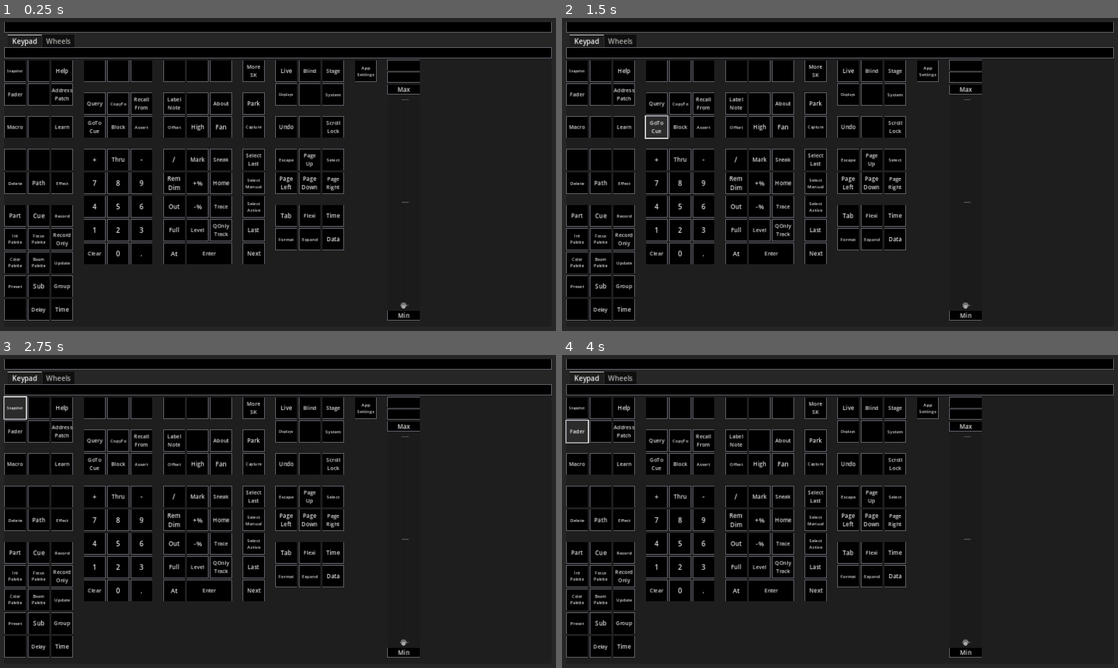
Above: before the commit, frames 1-4 (two rows, left to right).
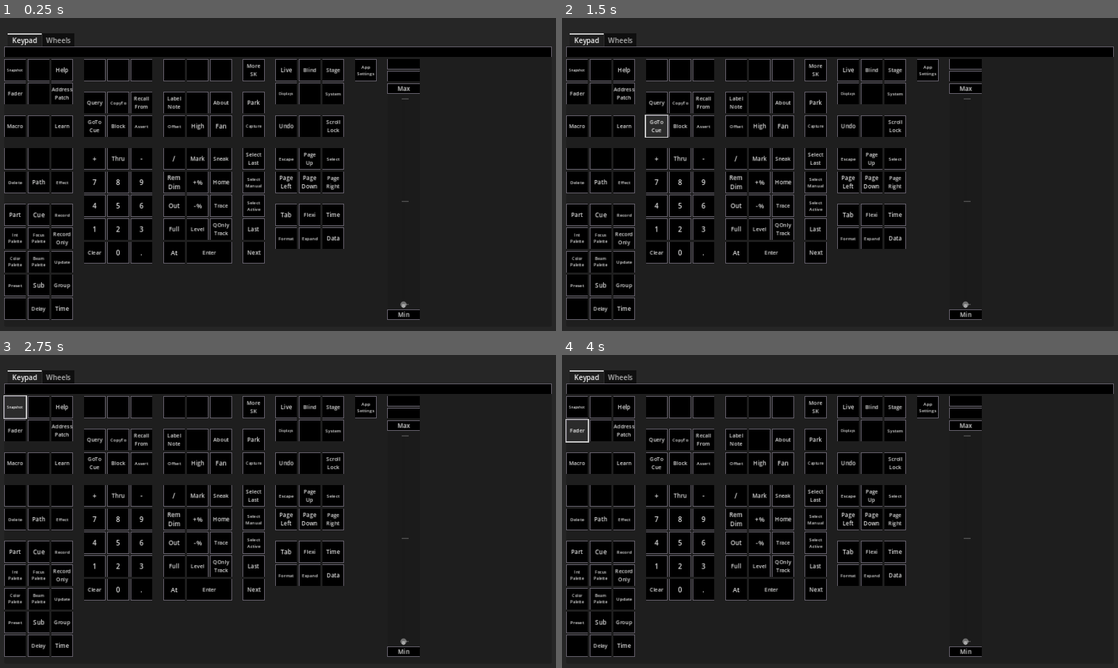
Above: after the commit, the same moments.

Repository: CoffeeCoder1/etc-eos-remote
Game: Godot game, scene res://scenes/main/main.tscn
Two runs of this game, one before a commit and one after it. Both use one fixed random seed, a clock stepped at 60 frames per second and the inputs below.
Inputs (mouse positions are in pixels of both pictures, inside the frame that each line leads up to):
- Up to frame 1 (0.25 s): no input
- Up to frame 2 (1.5 s): click "GoTo Cue" at 0.5 s; click "GoTo Cue" at 1.25 s
- Up to frame 3 (2.75 s): click "Snapshot" at 2 s
- Up to frame 4 (4 s): click (600, 408) at 2.77 s; click "Fader" at 3.5 s

The runs differ from the first frame. In frame 1, 10% of the frame differs, in the area x 0-100%, y 1-97%; in frame 2, 10%; in frame 3, 10%; in frame 4, 10%.

Commit message:
Change the style of the show name label

Diff:
--- a/scenes/main/main.tscn
+++ b/scenes/main/main.tscn
@@ -88,6 +88,8 @@
 [sub_resource type="StyleBoxFlat" id="StyleBoxFlat_45cpf"]
 bg_color = Color(0.149475, 0.149475, 0.149474, 1)
 
+[sub_resource type="StyleBoxEmpty" id="StyleBoxEmpty_hoj37"]
+
 [node name="Main" type="Control"]
 layout_mode = 3
 anchors_preset = 15
@@ -122,6 +124,7 @@
 
 [node name="OSCLabel" type="Label" parent="PanelContainer/MarginContainer/VBoxContainer"]
 layout_mode = 2
+theme_override_styles/normal = SubResource("StyleBoxEmpty_hoj37")
 horizontal_alignment = 1
 vertical_alignment = 1
 script = ExtResource("2_6h2ie")
Not shown: 1 places in scenes/main/main.tscn that only renumber resources
